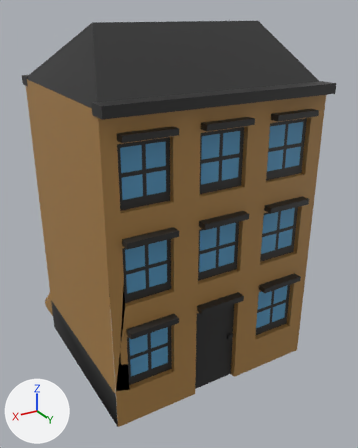
Two versions of the OBJ model res/models/Buildings/Jazz/JazzNormal3.obj, one commit apart.
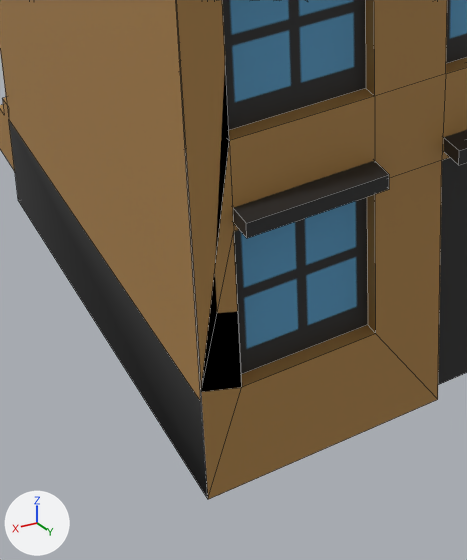
Old and new are each drawn whole from a 50 mm lens placed at (6.53, 11.35, 9.55), pointed at (-0.31, -0.05, 3.85) and again close up on the part from 13% to 57% of the width and 58% to 100% of the height. The lights are fixed; the arrows at lower left show +X, +Y and +Z. The close-ups show mesh edges as thin lines. Where no turn or scale is listed for an object, it has been applied to the vertices.

Objects in the first close-up: 'ZwyklyJazz.002'.
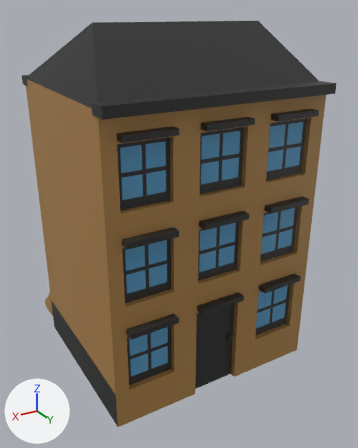
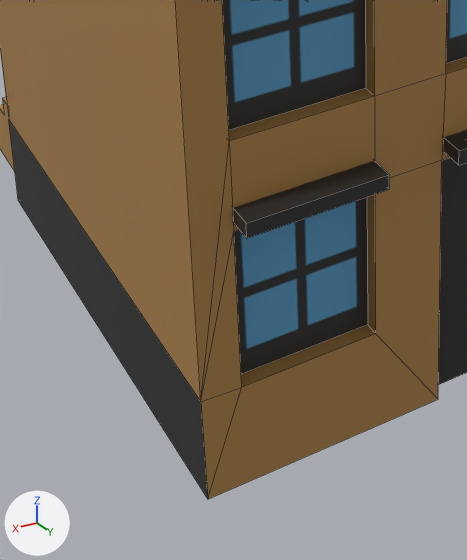
Changed parts and their boxes (x1, y1, x2, y2) in the close-ups (467 x 560 px; the box of a moved part takes in the faces that stretch with it):
part 1 of me_zwyklyjazz_002, moved or reshaped: before (176, 0, 242, 498); after (176, 0, 242, 497)

The change in detail:
me_zwyklyjazz_002 is used by ob_zwyklyjazz_002; location (0.0, 0.0, 0.0).
Verts and faces of me_zwyklyjazz_002; kept vertices keep their numbers, new ones are numbered from 351.
Before the commit, vertices of me_zwyklyjazz_002: 114 (3.0, 2.5, 1.05) at pixel (200, 401), 195 (3.0, 2.5, 0.0) at pixel (207, 499), 196 (3.0, 2.5, 7.82), 198 (3.0, 2.5, 1.15) at pixel (201, 391), 281 (2.64, 2.5, 3.4) at pixel (229, 140).
Before the commit, vertices of me_zwyklyjazz_002: 282 (2.64, 2.5, 4.86), 333 (2.64, 2.5, 1.03) at pixel (241, 387), 334 (2.64, 2.5, 2.57) at pixel (233, 231).
me_zwyklyjazz_002 had 351 vertices, 285 faces and spanned x -3.03..3.03, y -4.02..2.77, z -0.04..9.32.
me_zwyklyjazz_002 now has 349 vertices, 285 faces and spans x -3.03..3.03, y -4.02..2.77, z -0.04..9.32.
Part 1, on me_zwyklyjazz_002:
Vertices deleted: 198 (with the faces that use them).
New faces: (114, 281, 282, 196), (114, 333, 334), (114, 195, 333), (114, 334, 281).
